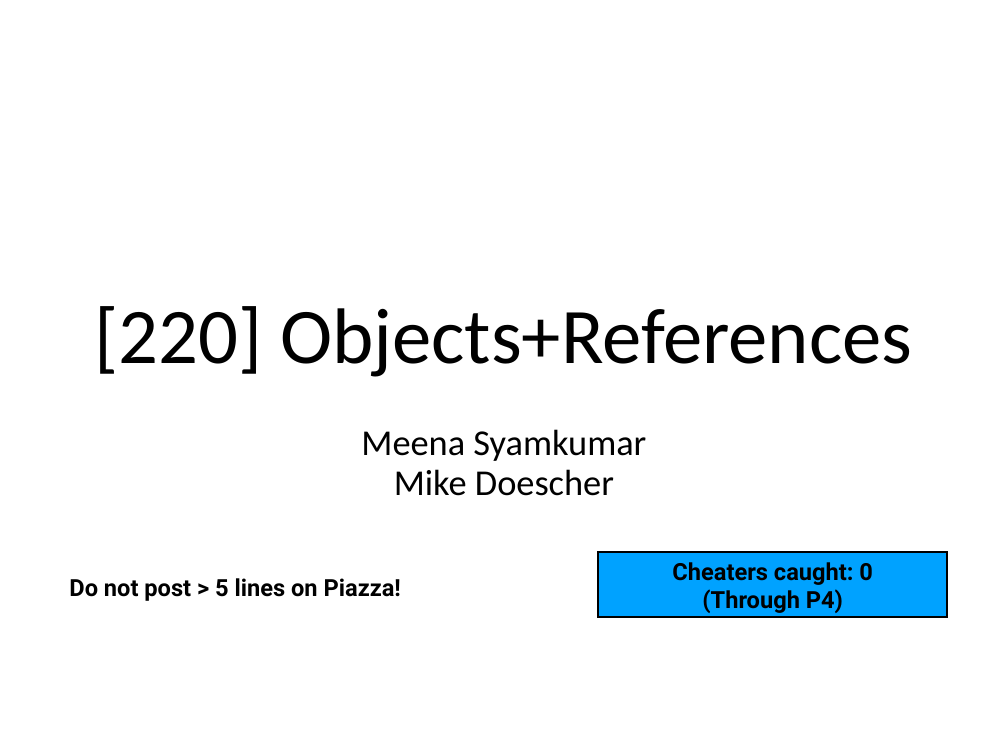
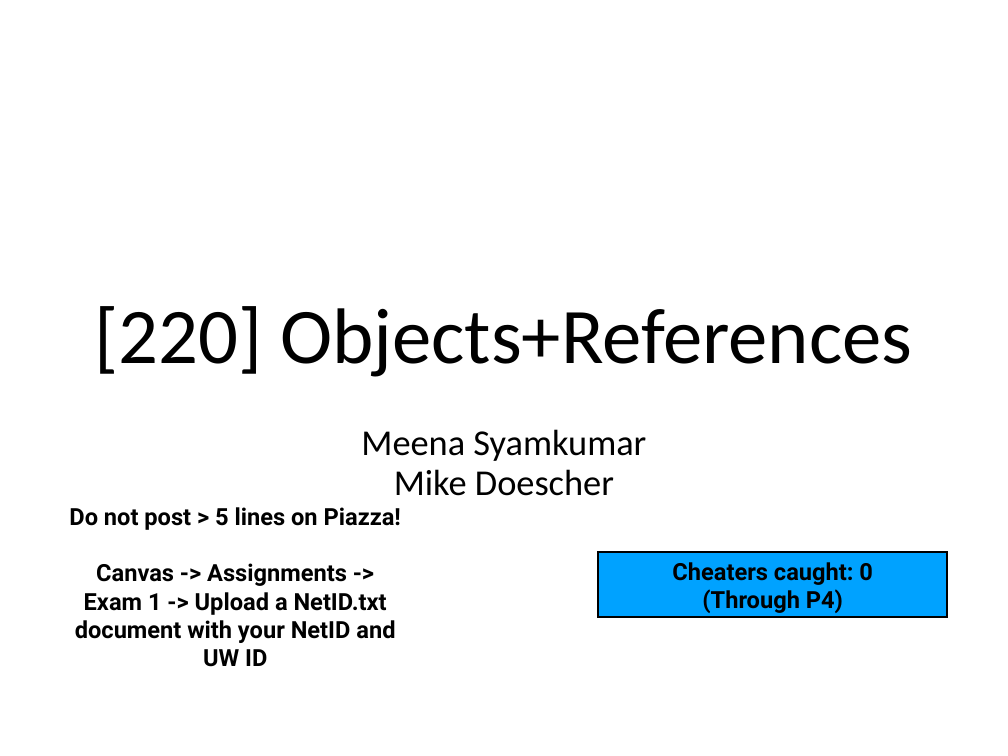
Before and after one commit to rogersjeffreyl/caraza-harter-com, a slide deck: slide 1 of tyler/meena/cs220/s20/materials/lec_21_S20.pptx. Drawn at 1008x756 pixels with LibreOffice and Linux fonts; fonts in the diff are those of the drawing. Boxes give left, top, right and bottom in pixels: in the first picture for what was removed or moved away, otherwise in the second. Text is boxed around its words. In the diff, an @@ line names an element or a change of style, - is before the commit and + after.

Commit message:
CS 220 Minor tweaks to Lec 20 and 21 slides

```diff
--- a/tyler/meena/cs220/s20/materials/lec_21_S20.pptx
+++ b/tyler/meena/cs220/s20/materials/lec_21_S20.pptx
@@ text "Do not post > 5 ...": place and size @@
-text "Do not post > 5 ..." at (69, 578, 401, 601)
+text "Do not post > 5 ..." at (69, 507, 401, 667)
@@ text at (75, 563, 395, 667): paragraph added @@
+Canvas -> Assignments -> Exam 1 -> Upload a NetID.txt document with your NetID and UW ID
```
Also in this commit, not shown: 4 other slides changed, 1 slide added, 1 other file.
